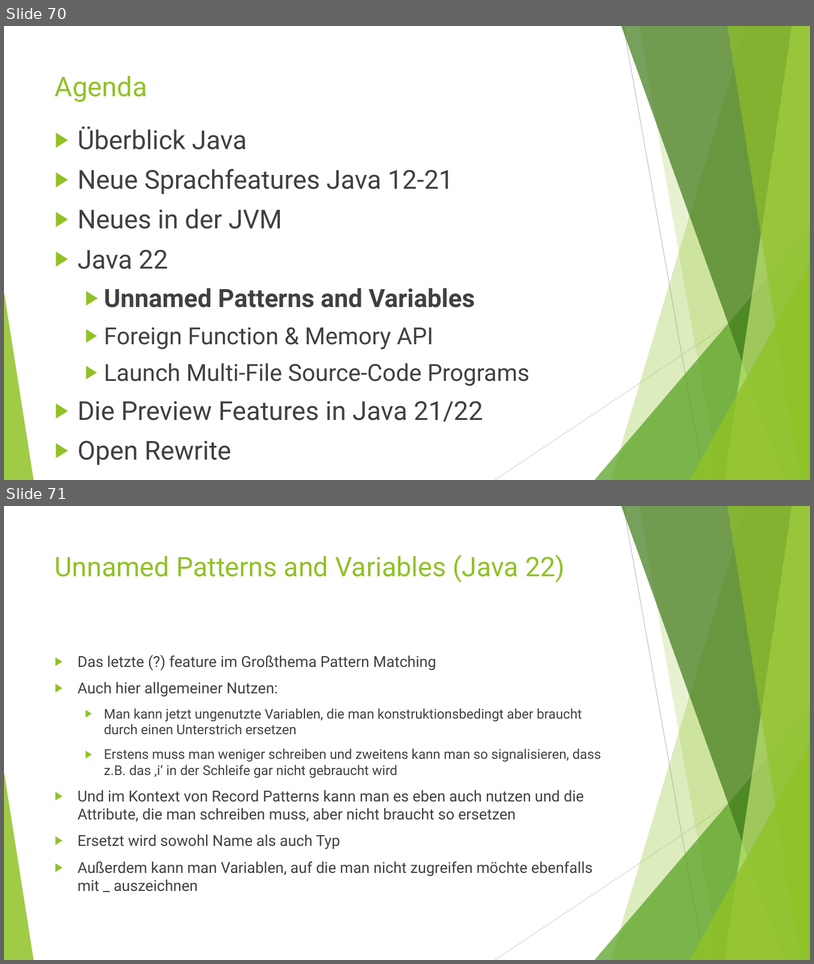
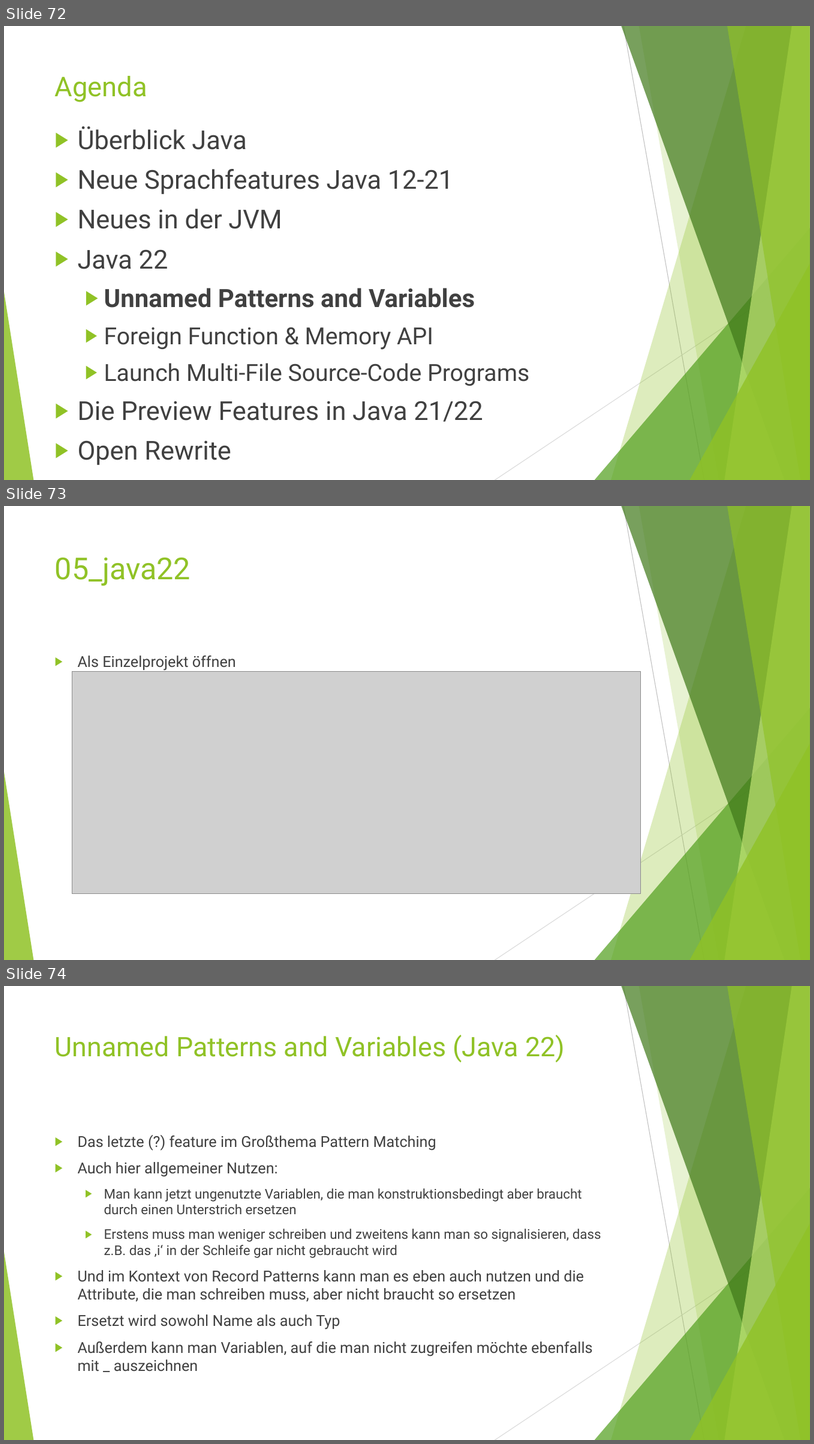
Before and after one commit to MichaelZett/20240409_java1221, a slide deck: Neuerungen_Java_18.pptx. Shown one above the other, each under a label of ours: slides 70 and 71 before the commit, slides 72, 73 and 74 after it. The pictures are 814x964 and 814x1444 pixels, drawn with LibreOffice and Linux fonts; fonts in the diff are those of the drawing; grey boxes stand for pictures. Boxes give left, top, right and bottom in pixels: in the first picture for what was removed or moved away, otherwise in the second. Text is boxed around its words. In the diff, an @@ line names an element or a change of style, - is before the commit and + after.

```diff
--- a/Neuerungen_Java_18.pptx
+++ b/Neuerungen_Java_18.pptx
@@ slide 73 added at [4,506,810,960], background #FFFFFF; not listed: 10 template elements that a slide beside it also shows @@
@@ title added at [55,557,191,586], 36 pt, text #90C226 @@
+05_java22
@@ text added at [78,655,236,670], 18 pt, text #404040 @@
+▶ Als Einzelprojekt öffnen
@@ picture added at [72,671,641,893] @@
@@ what was slide 70 is now slide 72 @@
@@ what was slide 71 is now slide 74 @@
```
Also in this commit, not shown: 2 slides changed, 2 other slides added, 7 other files.
